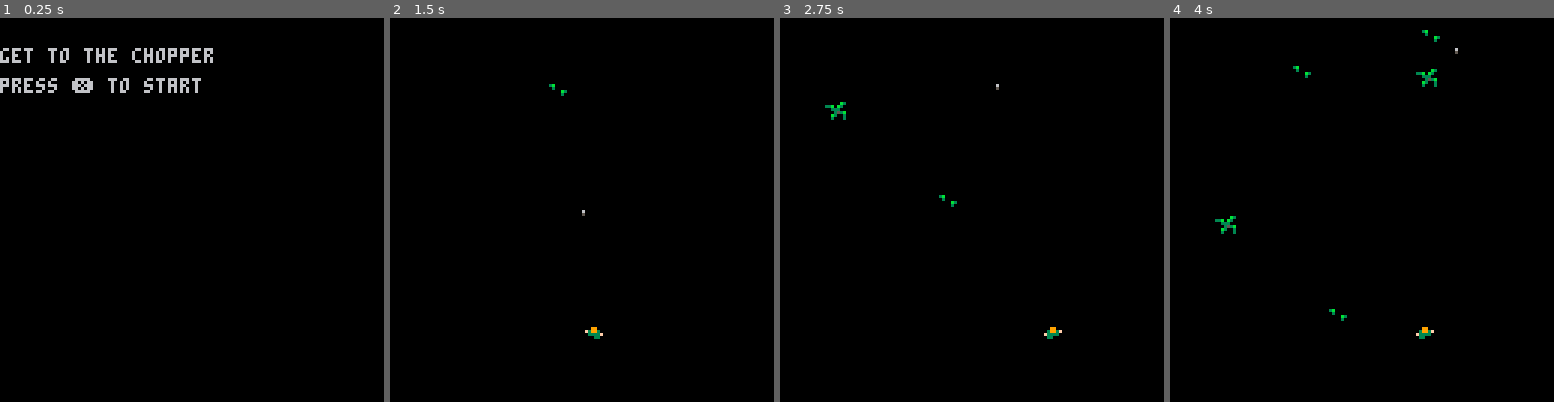
Above: before the commit, frames 1-4 (left to right).
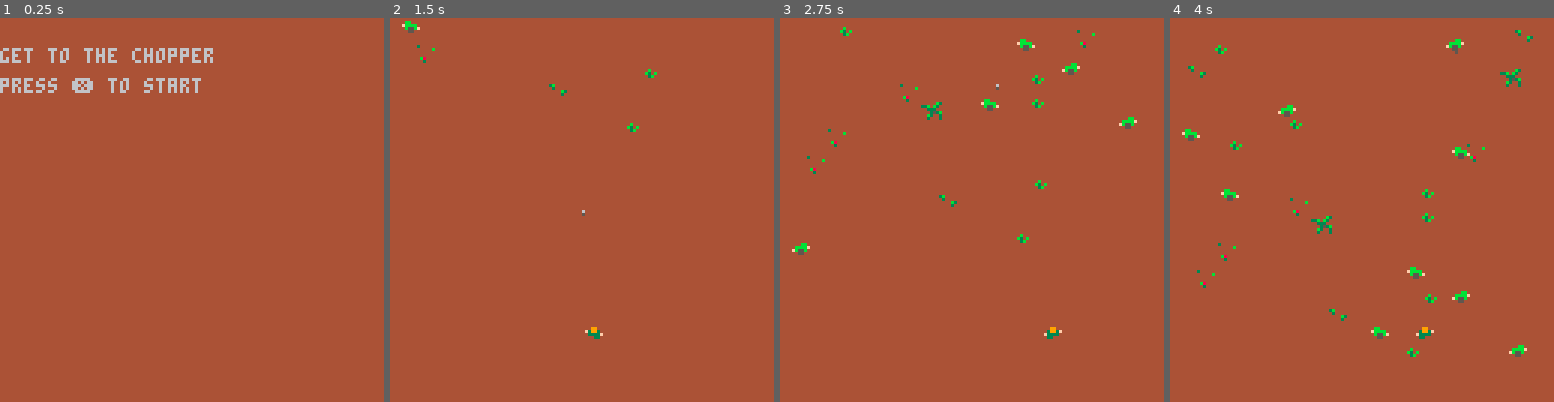
Above: after the commit, the same moments.

Repository: pond823/GetToTheChopper
Game: PICO-8 cartridge gettothechopper.p8
The game is run twice, just before and just after one commit, with the same random seed, the same clock (stepped at 60 frames per second) and the same inputs.
Inputs:
- Up to frame 1 (0.25 s): no input
- Up to frame 2 (1.5 s): tap X (X key) at 0.33, 1.07 s
- Up to frame 3 (2.75 s): hold Right 1.6-2.1 s; tap X (X key) at 1.85 s; hold Right from 2.47 s (still down)
- Up to frame 4 (4 s): tap X (X key) at 2.97 s; release Right at 3.03 s; hold Left 3.08-3.58 s

The runs differ from the first frame. In frame 1, 98% of the frame differs, in the area x 0-100%, y 0-100%; in frame 2, 100%; in frame 3, 100%; in frame 4, 100%.

Commit message:
Brown background, bad guys running

Diff:
--- a/gettothechopper.p8
+++ b/gettothechopper.p8
@@ -13,6 +13,7 @@
 player = {}
 bullets = {}
 terrain = {}
+bad_guys = {}
 
 function _init()
 
@@ -28,7 +29,7 @@
 end
 
 function _draw()
-	cls()
+	cls(4)
   	if (game.state == 1) draw_start_screen()
     if (game.state == 2) draw_game_screen()
 end
@@ -43,6 +44,7 @@
 function update_game_screen()
   foreach(bullets, update_bullet)
   foreach(terrain, scroll_terrain)
+  foreach(bad_guys, scroll_bad_guy)
 
   if (btn(0)) then
     if (player.sprite.x>1) player.sprite.x-=1
@@ -53,9 +55,7 @@
   if (btnp(5)) shoot_gun()
 
   add_random_terrain()
-
-
-
+  add_random_bad_guy()
 end
 
 function update_bullet(bullet)
@@ -71,9 +71,10 @@
 end
 
 function add_random_terrain()
-  type = rnd (30)+40
-
-  if (type >63 and type <66) then
+  type = flr(rnd(30)) + 40
+
+
+  if (type >63 and type <68) then
     t = new_sprite(rnd(128),0,5,{type},1,0,0)
     add(terrain,t)
   end
@@ -82,6 +83,21 @@
 function scroll_terrain(item)
   item.y+=1
   if (item.y >128) del(terrain,item)
+end
+
+function add_random_bad_guy()
+  type = flr(rnd(15))
+
+  if (type == 1) then
+    b = new_sprite(rnd(128),0,5,{3,4},1,0,0)
+    add(bad_guys,b)
+    log("bad guy "..b.x)
+  end
+end
+
+function scroll_bad_guy(item)
+  item.y+=2
+  if (item.y >128) del(bad_guys,item)
 end
 
 
Not shown, changed: 17 lines of the sprite sheet (__gfx__) section of gettothechopper.p8
